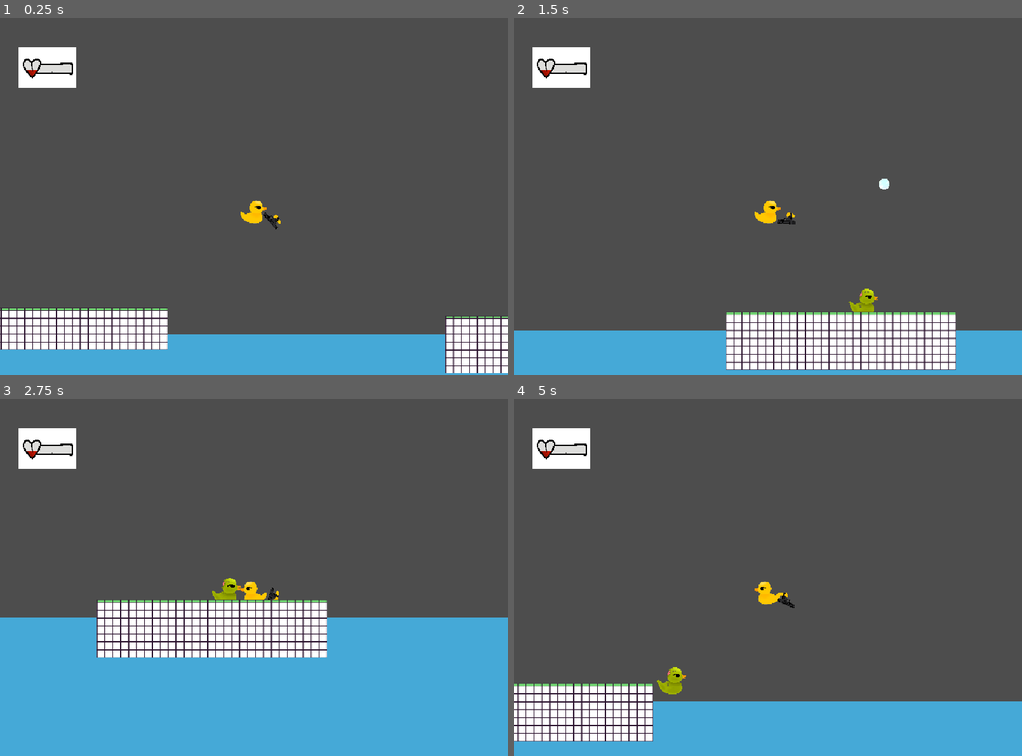
Above: before the commit, frames 1-4 (two rows, left to right).
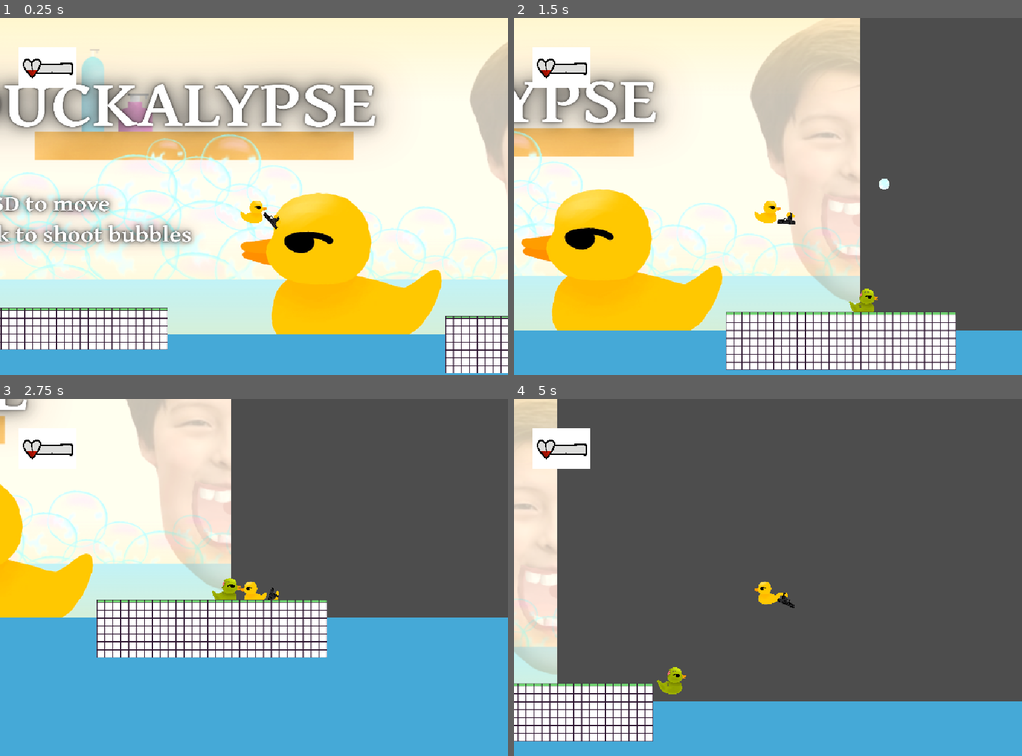
Above: after the commit, the same moments.

Repository: ethanshu2012-tech/Haven
Game: Godot game, scene res://MainScene.tscn
Same seed, same stepped clock (60 frames per second), same inputs: the game is played once before the commit and once after it.
Inputs (mouse positions are in pixels of both pictures, inside the frame that each line leads up to):
- Up to frame 1 (0.25 s): no input
- Up to frame 2 (1.5 s): move the mouse to (879, 178) at 0.52 s; hold D (right) from 0.53 s (still down); click (879, 178) at 0.67 s; tap W (up) at 0.77 s; move the mouse to (666, 214) at 1.27 s
- Up to frame 3 (2.75 s): tap W (up) at 1.52 s; move the mouse to (304, 498) at 2.02 s; release D (right) at 2.03 s; hold A (left) from 2.03 s (still down)
- Up to frame 4 (5 s): move the mouse to (742, 648) at 2.77 s; release A (left) at 2.78 s; hold D (right) 2.78-4.28 s; click (742, 648) at 2.92 s; tap W (up) at 3.02, 3.77, 4.52 s; move the mouse to (920, 631) at 3.52 s; move the mouse to (615, 523) at 4.27 s; hold A (left) from 4.28 s (still down)

The runs differ from the first frame. In frame 1, 84% of the frame differs, in the area x 0-100%, y 0-89%; in frame 2, 57%; in frame 3, 25%; in frame 4, 6.2%.

Commit message:
Haven WV6 Pre-release 3 (tutorial)

Diff:
--- a/Haven infdev 6?/MainScene.tscn
+++ b/Haven infdev 6?/MainScene.tscn
@@ -5,6 +5,7 @@
 [ext_resource type="AudioStream" uid="uid://bfrx268lqrbky" path="res://haveeen ducks.mp3" id="3_rpqi1"]
 [ext_resource type="Texture2D" uid="uid://dkfl062x88skt" path="res://16px-tileset-template.png" id="3_uxrcv"]
 [ext_resource type="PackedScene" uid="uid://ch7t26mm7fmbg" path="res://Enemy.tscn" id="5_rf2cd"]
+[ext_resource type="Texture2D" uid="uid://cvbc4spsyhmb1" path="res://startscreen.png" id="6_a814b"]
 
 [sub_resource type="TileSetAtlasSource" id="TileSetAtlasSource_rpqi1"]
 texture = ExtResource("2_x4av3")
@@ -280,6 +281,17 @@
 sources/0 = SubResource("TileSetAtlasSource_rpqi1")
 sources/1 = SubResource("TileSetAtlasSource_rf2cd")
 
+[sub_resource type="SpriteFrames" id="SpriteFrames_sirug"]
+animations = [{
+"frames": [{
+"duration": 1.0,
+"texture": ExtResource("6_a814b")
+}],
+"loop": 1,
+"name": &"default",
+"speed": 5.0
+}]
+
 [node name="Node2D" type="Node2D" unique_id=945283036]
 
 [node name="Player" parent="." unique_id=161587730 instance=ExtResource("1_3mqji")]
@@ -300,3 +312,11 @@
 [node name="CharacterBody2D" parent="." unique_id=631894751 instance=ExtResource("5_rf2cd")]
 show_behind_parent = true
 position = Vector2(1336, 328)
+
+[node name="startscrn" type="CharacterBody2D" parent="." unique_id=1639780964]
+
+[node name="AnimatedSprite2D" type="AnimatedSprite2D" parent="startscrn" unique_id=1754335174]
+z_index = -16
+position = Vector2(452.87503, 97.8906)
+scale = Vector2(0.6928385, 0.62201965)
+sprite_frames = SubResource("SpriteFrames_sirug")
Binary file added: Haven infdev 6?/startscreen.png
Not shown, added: Haven infdev 6?/startscreen.png.import
